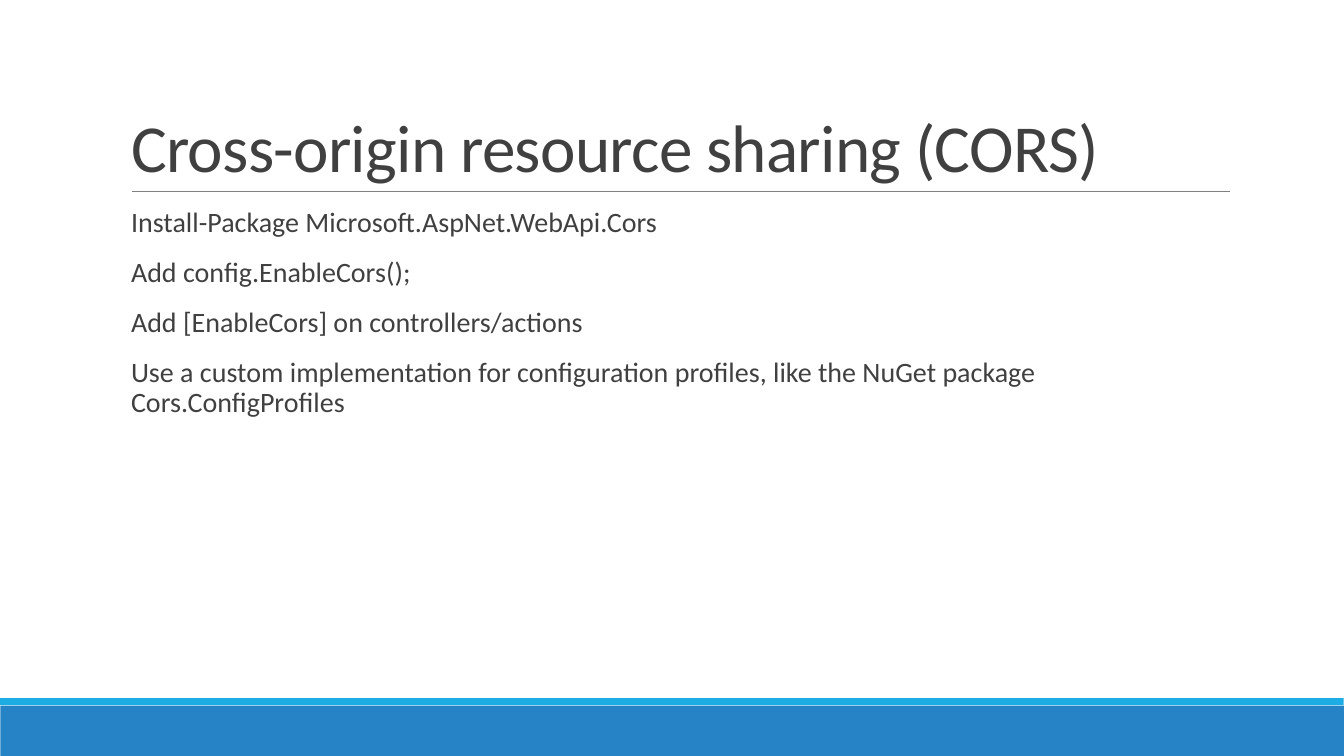
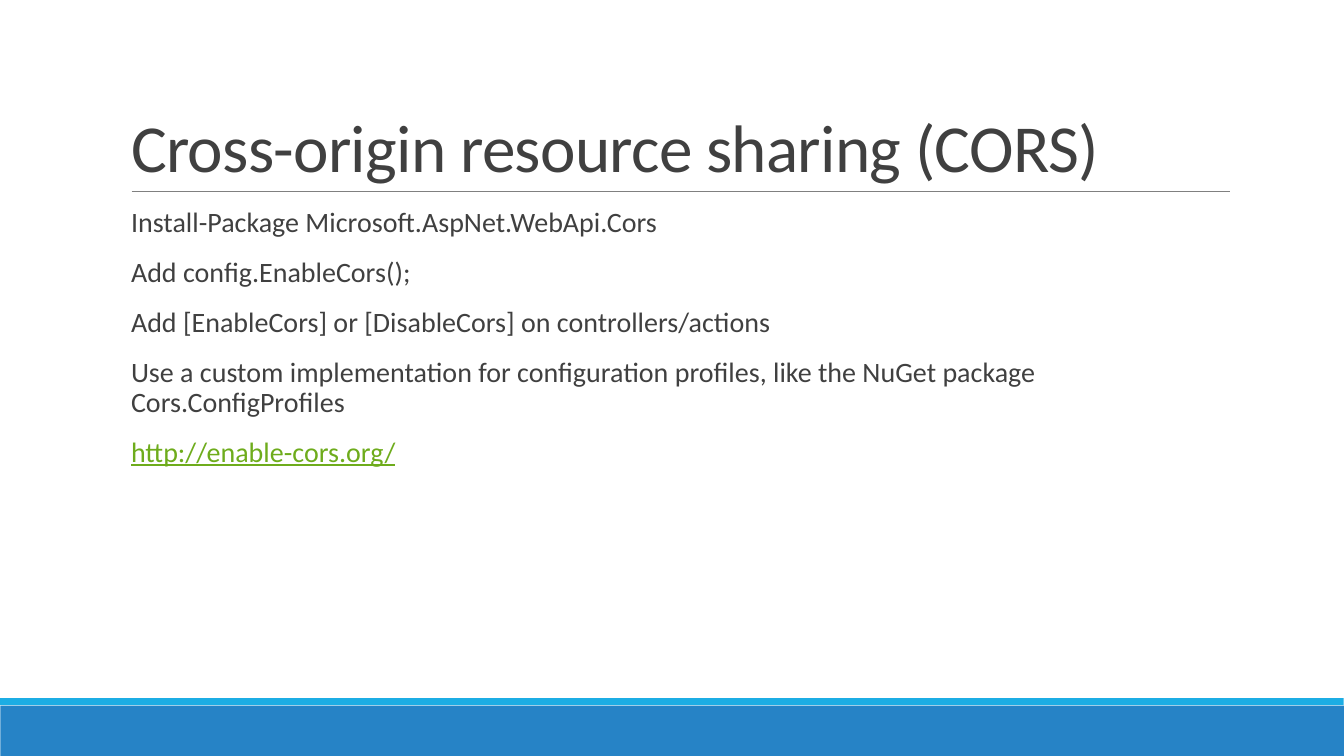
Before and after one commit to wcabus/session-securing-aspnet, a slide deck: slide 17 of Securing ASP.NET.pptx (slide 16 before the commit). Drawn at 1344x756 pixels with LibreOffice and Linux fonts; fonts in the diff are those of the drawing. Boxes give left, top, right and bottom in pixels: in the first picture for what was removed or moved away, otherwise in the second. Text is boxed around its words. In the diff, an @@ line names an element or a change of style, - is before the commit and + after.

```diff
--- a/Securing ASP.NET.pptx
+++ b/Securing ASP.NET.pptx
@@ text at (131,311,770,336): text changed @@
-  Add [EnableCors] on controllers/actions
+  Add [EnableCors] or [DisableCors] on controllers/actions
@@ text at (131,442,395,467): paragraph added @@
+  http://enable-cors.org/
```
Also in this commit, not shown: 5 other slides changed, 1 slide added.
